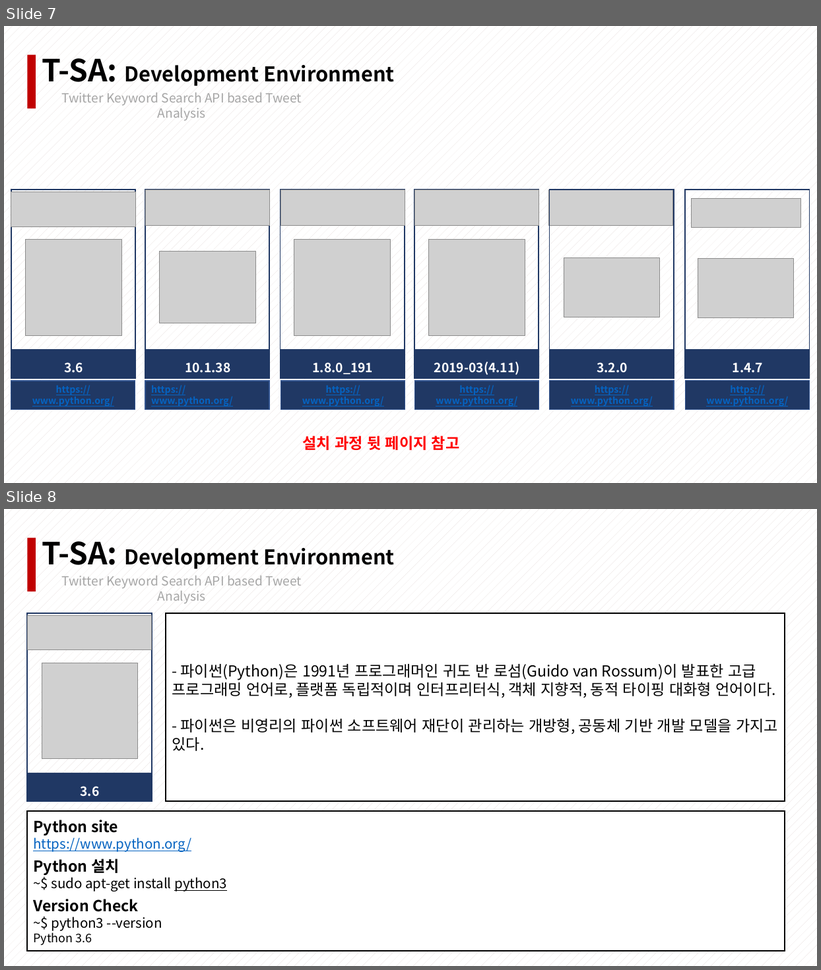
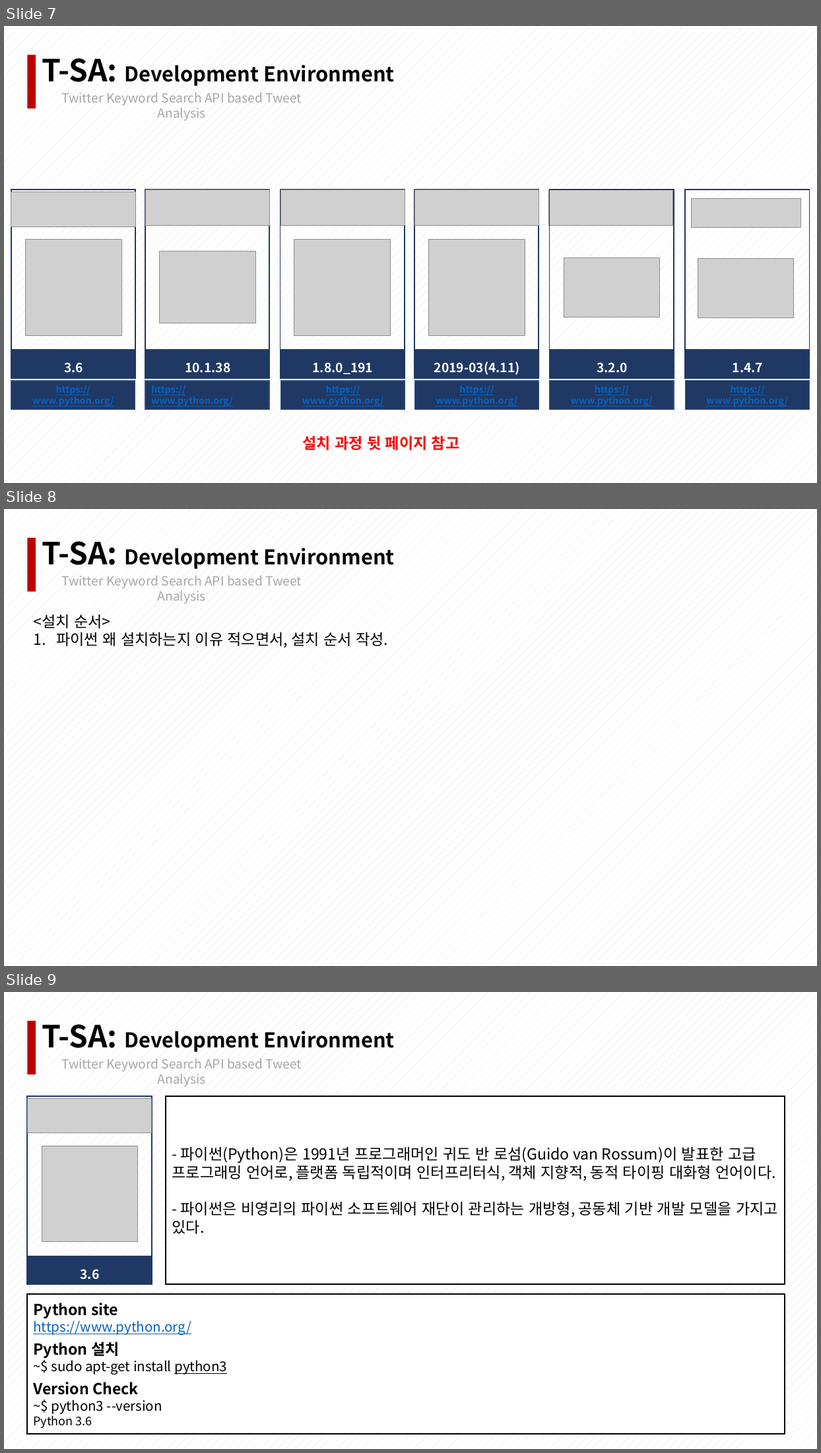
Before and after one commit to SeokJune/BigData_VI_T-SA, a slide deck: 00.Doc/01.제출용 문서/4조_브이아이_190508_16.pptx. Shown one above the other, each under a label of ours: slides 7 and 8 before the commit, slides 7, 8 and 9 after it. The pictures are 821x970 and 821x1453 pixels, drawn with LibreOffice and Linux fonts; fonts in the diff are those of the drawing; grey boxes stand for pictures. Boxes give left, top, right and bottom in pixels: in the first picture for what was removed or moved away, otherwise in the second. Text is boxed around its words. In the diff, an @@ line names an element or a change of style, - is before the commit and + after.

```diff
--- a/00.Doc/01.제출용 문서/4조_브이아이_190508_16.pptx
+++ b/00.Doc/01.제출용 문서/4조_브이아이_190508_16.pptx
@@ slide 8 added at bbox=[4, 509, 817, 966], background pattern #E3D9D7 on #FFFFFF @@
@@ rectangle added at bbox=[27, 537, 36, 591], fill #C00000 @@
@@ text added at bbox=[42, 541, 395, 569], 24 pt, text #000000, bold @@
+T-SA: Development Environment
@@ text added at bbox=[61, 576, 302, 603], 15 pt, text #A6A6A6 @@
+Twitter Keyword Search API based Tweet Analysis
@@ text added at bbox=[33, 615, 388, 648], 18 pt, text #000000 @@
+<설치 순서>
+1. 파이썬 왜 설치하는지 이유 적으면서, 설치 순서 작성.
@@ what was slide 8 is now slide 9 @@
```
Also in this commit, not shown: 2 slides changed.
